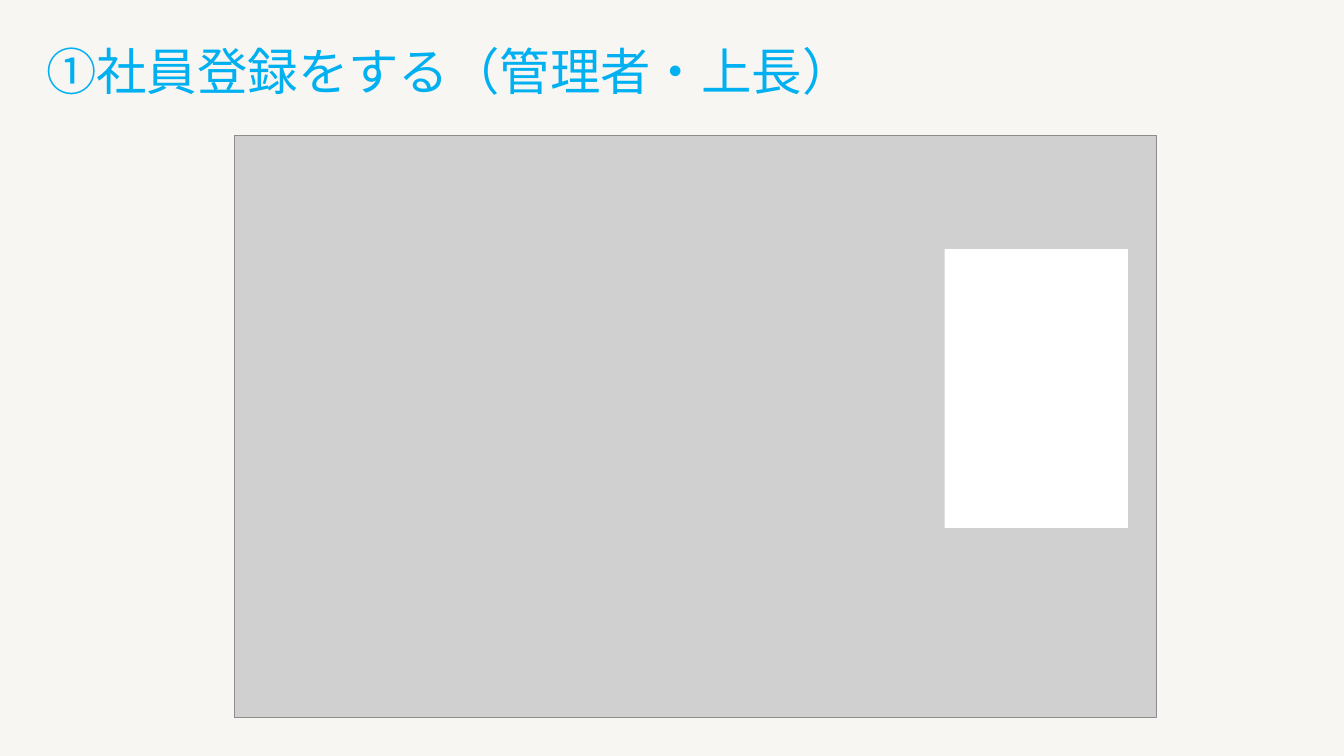
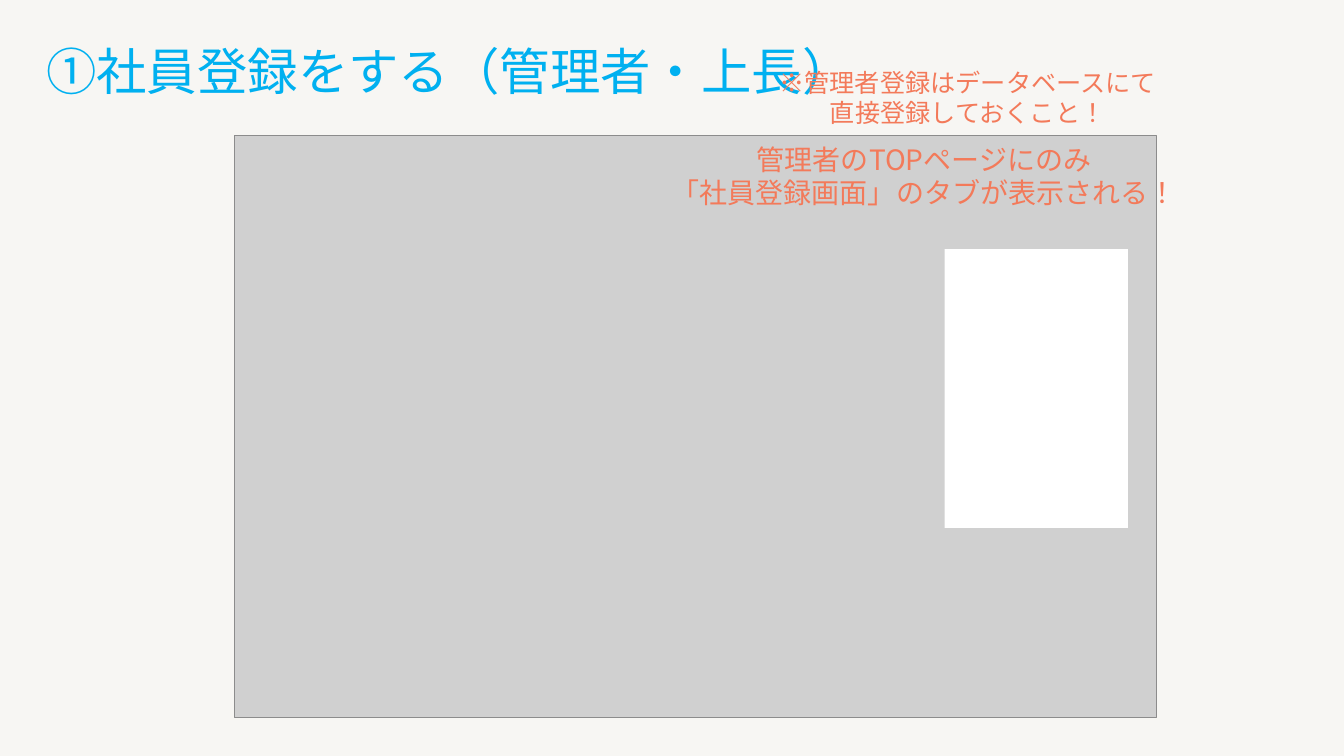
Before and after one commit to nozomi-watanabe1214/my_application, a slide deck: slide 3 of タスク管理システム.pptx (slide 2 before the commit). Drawn at 1344x756 pixels with LibreOffice and Linux fonts; fonts in the diff are those of the drawing; grey boxes stand for pictures. Boxes give left, top, right and bottom in pixels: in the first picture for what was removed or moved away, otherwise in the second. Text is boxed around its words. In the diff, an @@ line names an element or a change of style, - is before the commit and + after.

Commit message:
タスク管理システム　紹介用パワーポイント（作成動機・機能一覧　記入）

```diff
--- a/タスク管理システム.pptx
+++ b/タスク管理システム.pptx
@@ text added at (779, 66, 1156, 124), 18 pt, text #F37A5A @@
+※管理者登録はデータベースにて
+直接登録しておくこと！
@@ text added at (672, 146, 1177, 211), 20 pt, text #F37A5A @@
+管理者のTOPページにのみ
+「社員登録画面」のタブが表示される！
```
Also in this commit, not shown: 2 slides added.
